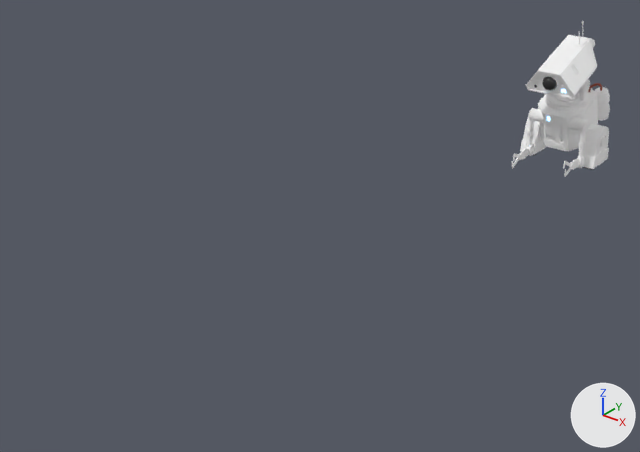
The glTF model public/models/sci-fi_worker_robot/sci-fi_worker_robot_1k.glb as it was, and as the next commit left it.
Both versions are drawn from a 50 mm lens placed at (28.1, -21.3, 24.3), pointed at (-0.5, 14.4, 2.2). Arrows for +X, +Y and +Z are at lower right; the lights stay in place. Where no turn or scale is listed for an object, it has been applied to the vertices.
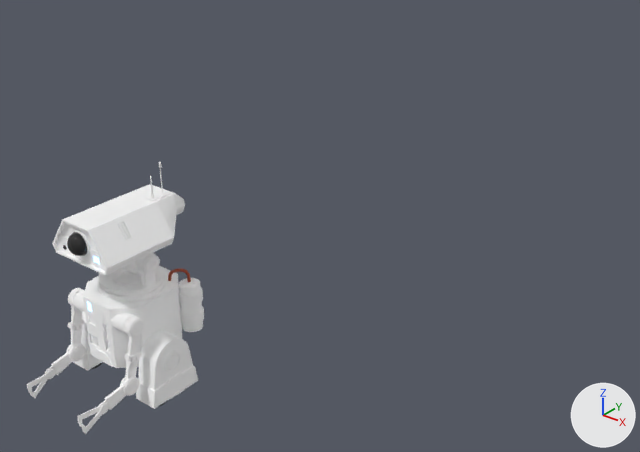
ob_robot_main_controller is not drawn itself; it is the parent of ob_torso_and_head.

Location of each change, [x1, y1, x2, y2] in pixels of the pictures (640 x 452 px):
'head', moved, turned: before [526, 35, 597, 99]; after [52, 184, 185, 275]
'Torso And Head', moved, turned: before [538, 88, 598, 151]; after [83, 266, 182, 368]
'leg_left', moved: before [583, 124, 609, 169]; after [136, 331, 198, 409]
'neck_02', moved, turned: before [546, 91, 588, 108]; after [98, 268, 162, 296]
'Cylinder.004', moved, turned: before [588, 87, 609, 121]; after [167, 278, 203, 332]
'leg_right', moved: before [520, 116, 547, 155]; after [72, 311, 102, 371]
'Cylinder.010', moved, turned: before [531, 109, 584, 131]; after [70, 289, 137, 335]
'Cylinder.014', moved, turned: before [570, 156, 585, 170]; after [98, 377, 140, 415]
'eye_big', moved, turned: before [542, 75, 558, 91]; after [67, 230, 90, 257]
'Cylinder.020', moved, turned: before [519, 144, 535, 160]; after [45, 343, 86, 379]
'Cylinder.011', moved, turned: before [580, 119, 589, 142]; after [126, 317, 145, 355]
'Cylinder.005', moved, turned: before [597, 93, 610, 116]; after [179, 288, 204, 324]
'neck_01', moved, turned: before [545, 95, 589, 112]; after [97, 276, 164, 302]
'Cylinder.012', moved, turned: before [578, 141, 586, 159]; after [124, 350, 141, 381]
'Cylinder.002', moved, turned: before [582, 80, 590, 92]; after [135, 254, 160, 275]
'Cylinder.019', moved, turned: before [526, 129, 534, 147]; after [68, 319, 84, 348]
'Cylinder.003', moved, turned: before [579, 87, 587, 101]; after [136, 253, 156, 288]
'Cylinder.018', moved, turned: before [528, 108, 535, 131]; after [68, 288, 83, 324]
'Cylinder.016', moved, turned: before [564, 162, 574, 177]; after [81, 403, 109, 434]
'Cylinder.023', moved, turned: before [513, 153, 523, 161]; after [27, 369, 55, 394]
'Cube.001', moved, turned: before [574, 37, 588, 47]; after [145, 190, 170, 201]
'Cylinder.017', moved, turned: before [563, 161, 571, 169]; after [78, 403, 101, 427]
'BezierCurve', moved, turned: before [588, 83, 602, 92]; after [168, 269, 191, 282]
'Cylinder.022', moved, turned: before [512, 153, 520, 169]; after [28, 368, 49, 398]
'Cylinder.001', moved, turned: before [582, 21, 584, 35]; after [159, 162, 163, 193]
'Cylinder', moved, turned: before [579, 33, 580, 45]; after [150, 176, 154, 198]
'Cube.002', moved, turned: before [561, 89, 566, 93]; after [93, 256, 99, 263]
'lights_on_body', moved, turned (not visible before): after [87, 302, 92, 311]
'Cylinder.026', moved (not visible before): after [91, 362, 103, 369]
'eye_small', moved, turned (not visible before): after [63, 245, 67, 250]

What changed in the scene script:
```text
Change ob_robot_main_controller:
    ob_robot_main_controller.location: (3.633, 38.18, 0.0) -> (0.0, 0.0, 0.0)
Change ob_leg_left:
    ob_leg_left.location: (6.51, 38.12, 2.07) -> (2.88, -0.06, 2.07)
Change ob_cylinder_008:
    ob_cylinder_008.location: (5.91, 38.18, 0.62) -> (2.28, 0.0, 0.62)
Change ob_leg_right:
    ob_leg_right.location: (0.76, 38.12, 2.07) -> (-2.88, -0.06, 2.07)
Change ob_cylinder_026:
    ob_cylinder_026.location: (1.36, 38.18, 0.62) -> (-2.28, 0.0, 0.62)
Change ob_torso_and_head:
    ob_torso_and_head.rotation_euler: (0.364, 0.0, 0.0) -> (0.0, 0.0, 0.0)  # degrees (21, 0, 0) -> degrees (0, 0, 0)
Change ob_cylinder_011:
    ob_cylinder_011.rotation_euler: (1.184, 0.0, 0.0) -> (1.327, 0.0, 0.0)  # degrees (68, 0, 0) -> degrees (76, 0, 0)
Change ob_cylinder_012:
    ob_cylinder_012.rotation_euler: (0.0, 0.0, 0.0582) -> (0.0, 0.0, 0.0)  # degrees (0, 0, 3.3) -> degrees (0, 0, 0)
Change ob_cylinder_014:
    ob_cylinder_014.rotation_euler: (-1.679, 0.0, 0.0) -> (-1.112, 0.0, 0.0)  # degrees (-96, 0, 0) -> degrees (-64, 0, 0)
Change ob_cylinder_016:
    ob_cylinder_016.rotation_euler: (0.447, 0.0, 0.0) -> (0.252, 0.0, 0.0)  # degrees (26, 0, 0) -> degrees (14, 0, 0)
Change ob_cylinder_018:
    ob_cylinder_018.rotation_euler: (1.165, 0.0, 0.0) -> (1.401, 0.0, 0.0)  # degrees (67, 0, 0) -> degrees (80, 0, 0)
Change ob_cylinder_019:
    ob_cylinder_019.rotation_euler: (0.0, 0.0, 0.106) -> (0.0, 0.0, 0.0)  # degrees (0, 0, 6.1) -> degrees (0, 0, 0)
Change ob_cylinder_020:
    ob_cylinder_020.rotation_euler: (-1.482, 0.0, 0.0) -> (-1.145, 0.0, 0.0)  # degrees (-85, 0, 0) -> degrees (-66, 0, 0)
Change ob_cylinder_023:
    ob_cylinder_023.rotation_euler: (-0.431, 0.0, 0.0) -> (-0.257, 0.0, 0.0)  # degrees (-25, 0, 0) -> degrees (-15, 0, 0)
Change ob_cylinder_002:
    ob_cylinder_002.rotation_euler: (-0.0213, 0.0, 0.0) -> (0.0, 0.0, 0.0)  # degrees (-1.2, 0, 0) -> degrees (0, 0, 0)
```
